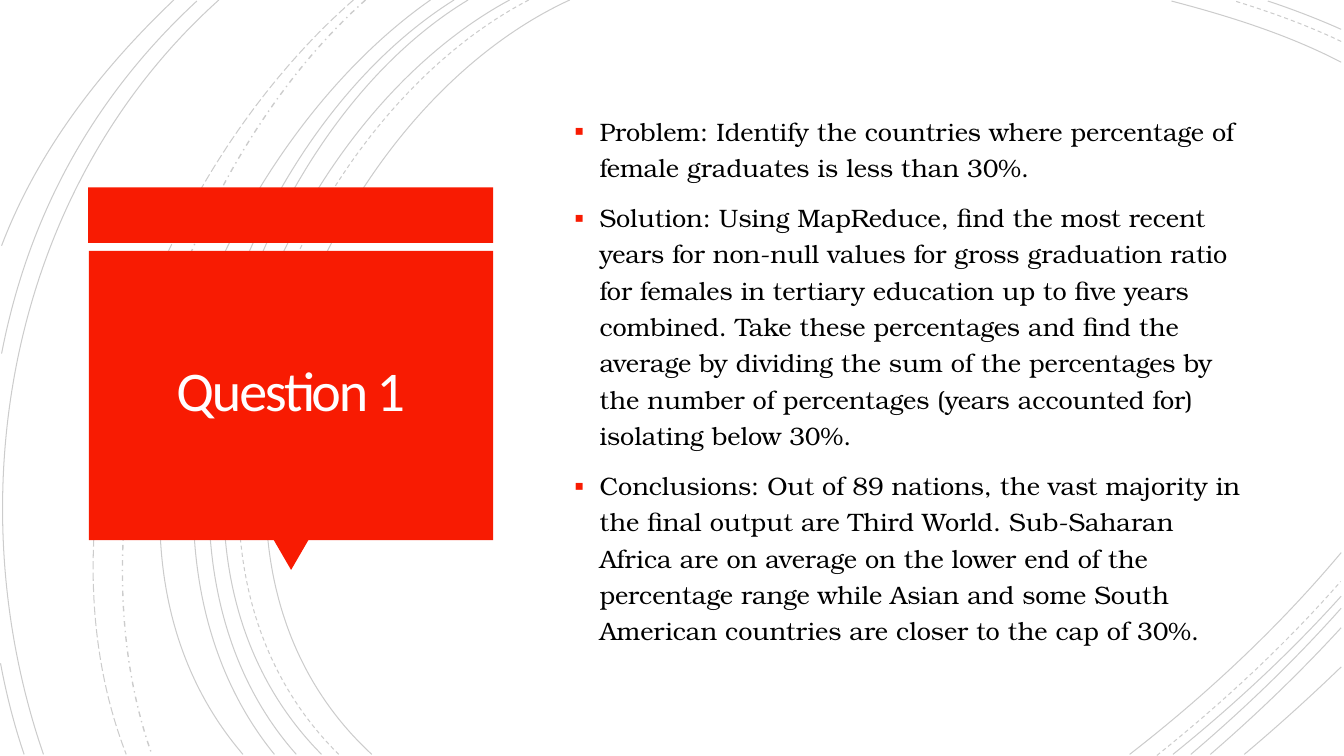
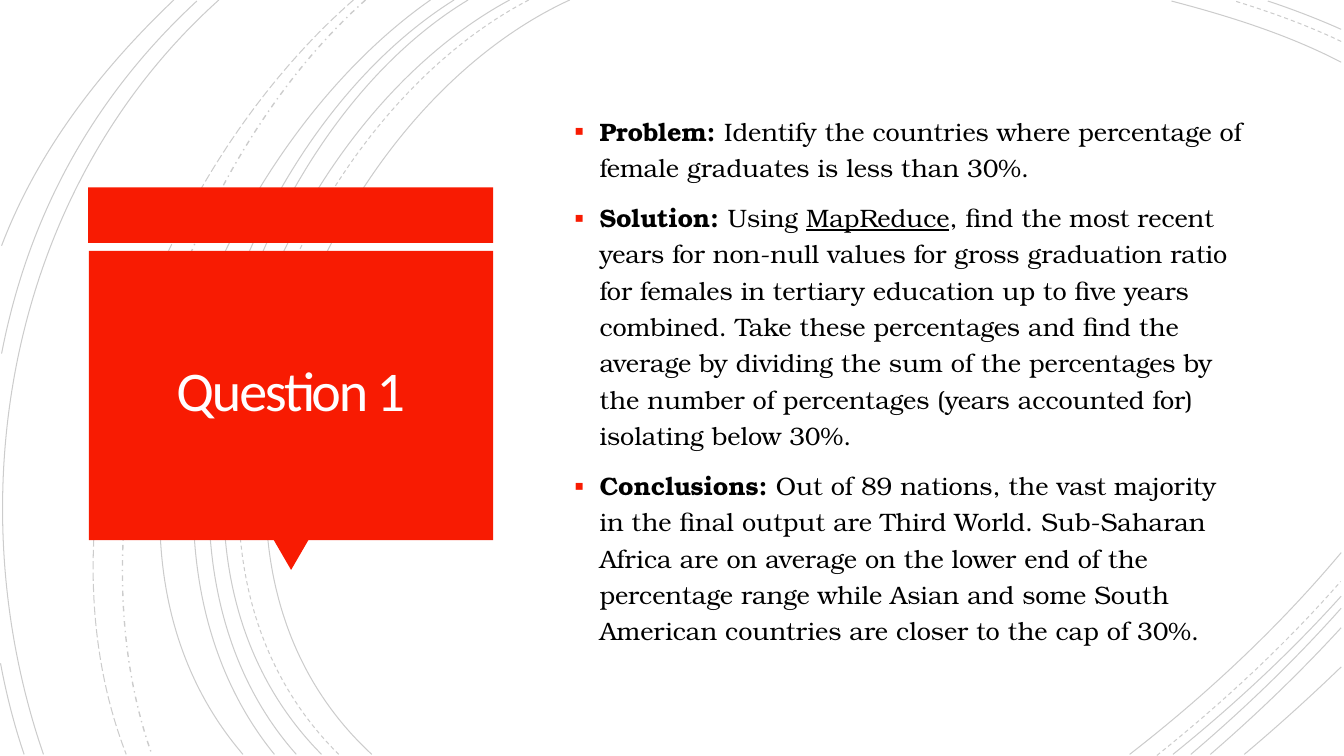
Before and after one commit to cordellsl/Project2, a slide deck: slide 3 of Project 2 Presentation.pptx. Drawn at 1344x756 pixels with LibreOffice and Linux fonts; fonts in the diff are those of the drawing. Boxes give left, top, right and bottom in pixels: in the first picture for what was removed or moved away, otherwise in the second. Text is boxed around its words. In the diff, an @@ line names an element or a change of style, - is before the commit and + after.

```diff
--- a/Project 2 Presentation.pptx
+++ b/Project 2 Presentation.pptx
@@ text "Problem: Identify the countries where ..." at <box>600,122,1242,646</box>: bold on in "Problem:", "Solution:", "Conclusions:"; underline on in "MapReduce," @@
```
Also in this commit, not shown: 4 other slides changed.
